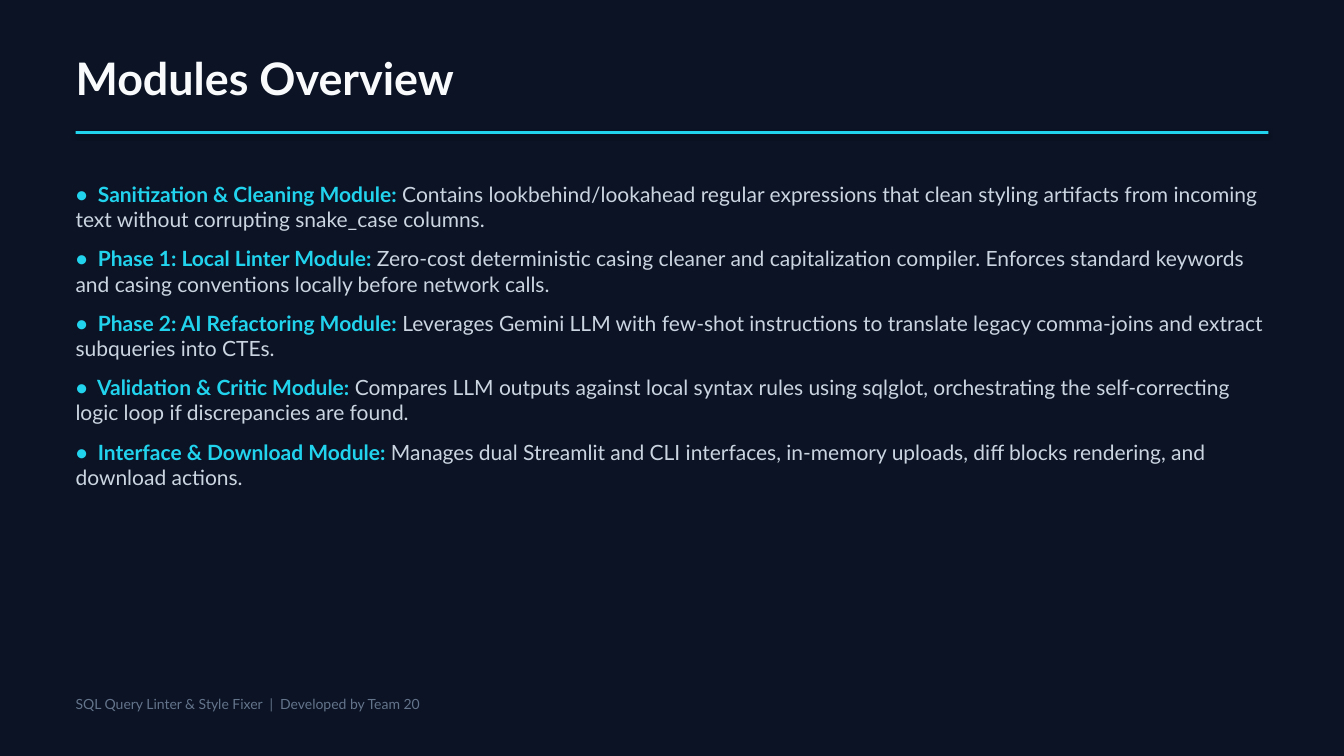
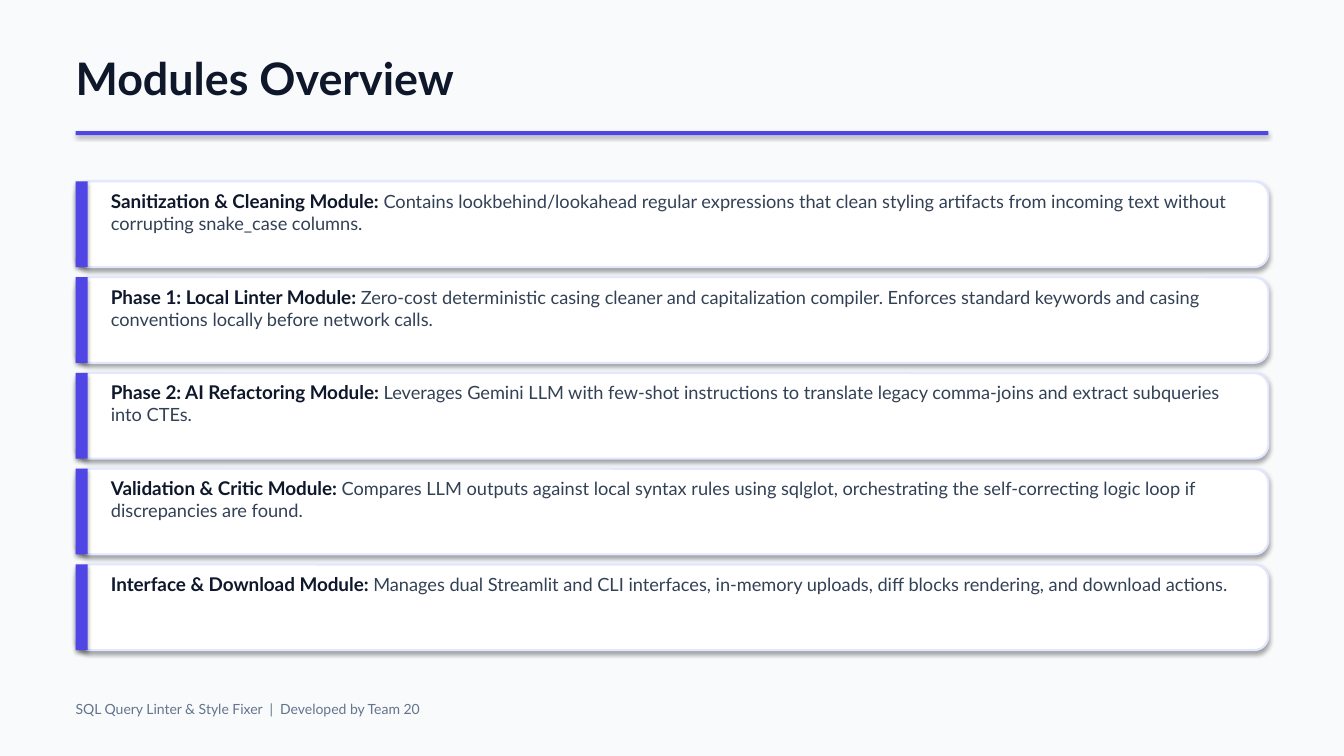
Before and after one commit to bharathpyla/sql-query-linter-style-fixer, a slide deck: slide 6 of Presentation.pptx. Drawn at 1344x756 pixels with LibreOffice and Linux fonts; fonts in the diff are those of the drawing. Boxes give left, top, right and bottom in pixels: in the first picture for what was removed or moved away, otherwise in the second. Text is boxed around its words. In the diff, an @@ line names an element or a change of style, - is before the commit and + after.

Commit message:
Update presentation Presentation.pptx with modern indigo/violet theme and card layouts

```diff
--- a/Presentation.pptx
+++ b/Presentation.pptx
@@ background #0B1324 to #F8FAFC @@
@@ text "Modules Overview" at [76, 61, 454, 96]: text colour #F8FAFC to #0F172A @@
@@ rectangle at [76, 131, 1268, 135]: fill #22D3EE to #4F46E5 @@
@@ rounded rectangle added at [76, 181, 1268, 267], fill #FFFFFF, outline #E0E7FF 1.5 pt @@
@@ rectangle added at [76, 181, 88, 267], fill #4F46E5 @@
@@ text added at [111, 194, 1226, 234], 13 pt, text #334155 @@
+Sanitization & Cleaning Module: Contains lookbehind/lookahead regular expressions that clean styling artifacts from incoming text without corrupting snake_case columns.
@@ rounded rectangle added at [76, 277, 1268, 363], fill #FFFFFF, outline #E0E7FF 1.5 pt @@
@@ rectangle added at [76, 277, 88, 363], fill #4F46E5 @@
@@ text added at [111, 290, 1200, 329], 13 pt, text #334155 @@
+Phase 1: Local Linter Module: Zero-cost deterministic casing cleaner and capitalization compiler. Enforces standard keywords and casing conventions locally before network calls.
@@ rounded rectangle added at [76, 373, 1268, 459], fill #FFFFFF, outline #E0E7FF 1.5 pt @@
@@ rectangle added at [76, 373, 88, 459], fill #4F46E5 @@
@@ text at [111, 385, 1219, 421]: text changed; size 15 to 13 pt; text colour #CBD5E1 to #334155 @@
-• Sanitization & Cleaning Module: Contains lookbehind/lookahead regular expressions that clean styling artifacts from incoming text without corrupting snake_case columns.
-• Phase 1: Local Linter Module: Zero-cost deterministic casing cleaner and capitalization compiler. Enforces standard keywords and casing conventions locally before network calls.
-• Phase 2: AI Refactoring Module: Leverages Gemini LLM with few-shot instructions to translate legacy comma-joins and extract subqueries into CTEs.
-• Validation & Critic Module: Compares LLM outputs against local syntax rules using sqlglot, orchestrating the self-correcting logic loop if discrepancies are found.
-• Interface & Download Module: Manages dual Streamlit and CLI interfaces, in-memory uploads, diff blocks rendering, and download actions.
+Phase 2: AI Refactoring Module: Leverages Gemini LLM with few-shot instructions to translate legacy comma-joins and extract subqueries into CTEs.
@@ rounded rectangle added at [76, 469, 1268, 555], fill #FFFFFF, outline #E0E7FF 1.5 pt @@
@@ rectangle added at [76, 469, 88, 555], fill #4F46E5 @@
@@ text added at [111, 481, 1196, 520], 13 pt, text #334155 @@
+Validation & Critic Module: Compares LLM outputs against local syntax rules using sqlglot, orchestrating the self-correcting logic loop if discrepancies are found.
@@ rounded rectangle added at [76, 565, 1268, 650], fill #FFFFFF, outline #E0E7FF 1.5 pt @@
@@ rectangle added at [76, 565, 88, 650], fill #4F46E5 @@
@@ text added at [111, 577, 1227, 595], 13 pt, text #334155 @@
+Interface & Download Module: Manages dual Streamlit and CLI interfaces, in-memory uploads, diff blocks rendering, and download actions.
@@ text "SQL Query Linter & Style ...": place and size @@
-text "SQL Query Linter & Style ..." at [76, 699, 420, 711]
+text "SQL Query Linter & Style ..." at [76, 703, 420, 717]
```
Also in this commit, not shown: 7 other slides changed.
